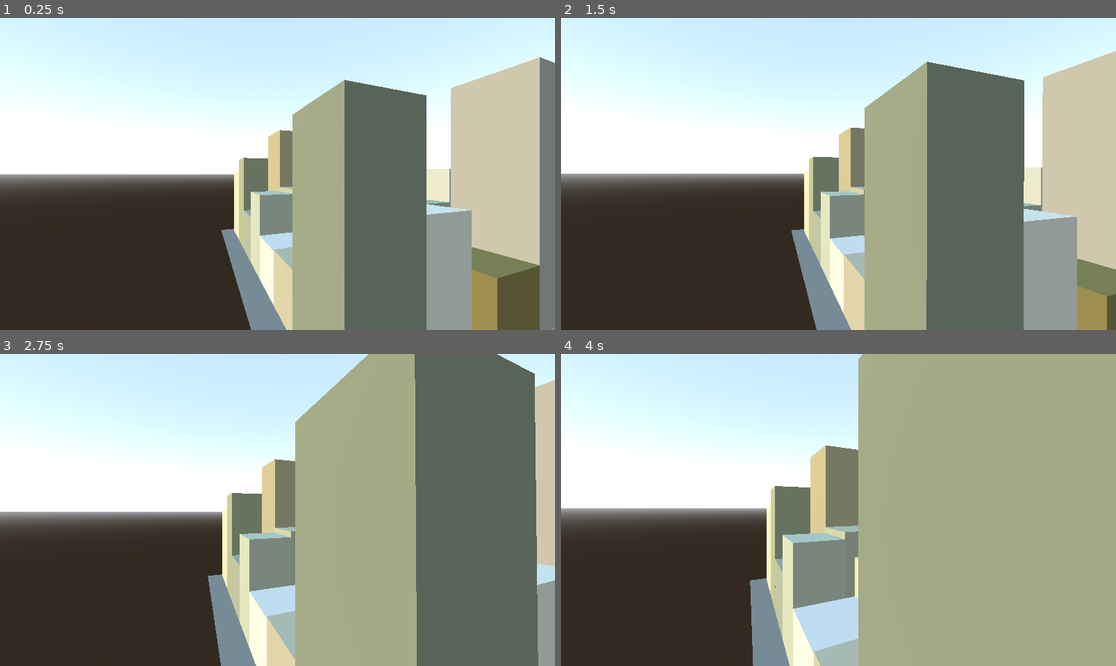
Above: before the commit, frames 1-4 (two rows, left to right).
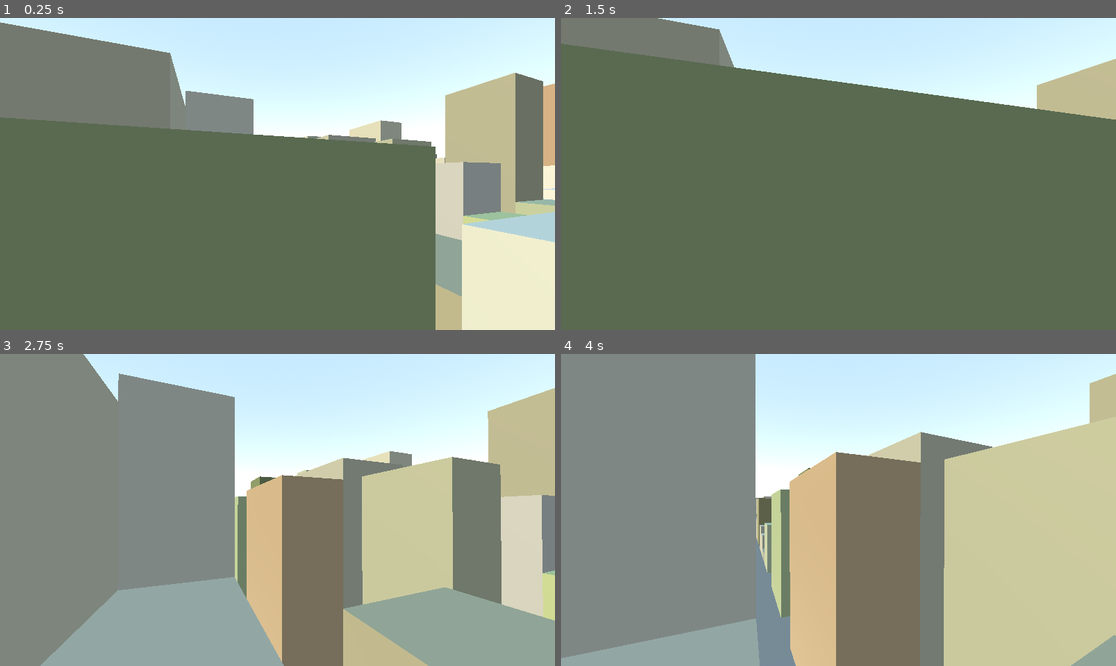
Above: after the commit, the same moments.

Repository: elemel/dronehattan-godot
Game: Godot game, scene res://root.tscn
Two runs of this game, one before a commit and one after it. Both use one fixed random seed, a clock stepped at 60 frames per second and the inputs below.
Inputs (mouse positions are in pixels of both pictures, inside the frame that each line leads up to):
- Up to frame 1 (0.25 s): no input
- Up to frame 2 (1.5 s): tap Enter at 0.5 s; move the mouse to (866, 174) at 0.52 s; hold W (move_forward) from 0.53 s (still down); move the mouse to (810, 174) at 1.27 s
- Up to frame 3 (2.75 s): keep holding W (move_forward); move the mouse to (288, 503) at 2.02 s
- Up to frame 4 (4 s): keep holding W (move_forward); move the mouse to (832, 516) at 2.77 s; move the mouse to (877, 513) at 3.52 s

The runs differ from the first frame. In frame 1, 69% of the frame differs, in the area x 0-100%, y 1-100%; in frame 2, 73%; in frame 3, 84%; in frame 4, 89%, in the area x 0-100%, y 0-100%.

Commit message:
Implement grid generation

Diff:
--- a/city_block.tscn
+++ /dev/null
@@ -1,14 +0,0 @@
-[gd_scene load_steps=3 format=3 uid="uid://cdnftki8xemni"]
-
-[ext_resource type="Script" path="res://city_block.gd" id="1_6tvrq"]
-
-[sub_resource type="BoxMesh" id="BoxMesh_fu805"]
-size = Vector3(274, 60, 80)
-
-[node name="CityBlock" type="Node3D"]
-script = ExtResource("1_6tvrq")
-
-[node name="Volume" type="MeshInstance3D" parent="."]
-transform = Transform3D(1, -0.000638686, 0.000388302, 0.000638888, 1, -0.000514644, -0.000387969, 0.000514895, 1, 0, 0, 0)
-visible = false
-mesh = SubResource("BoxMesh_fu805")
--- a/city_block.gd
+++ b/city_block_generator.gd
@@ -4,15 +4,13 @@
 const STREET_WIDTH = 18
 
 var rng = RandomNumberGenerator.new()
-# var size = Vector2(274, 80) - Vector2(30, 18)
 
-@onready var volume: MeshInstance3D = $Volume
+@onready var mesh_instance = $MeshInstance3D
 
-# Called when the node enters the scene tree for the first time.
+
 func _ready():
-	var volume_mesh: BoxMesh = volume.mesh
-	var area_size = Vector2(volume_mesh.size.x, volume_mesh.size.z)
-	var block_height = volume_mesh.size.y
+	var area_size: Vector2 = mesh_instance.mesh.size
+	var block_height = 60
 	var buildable_size = area_size - Vector2(ALLEY_WIDTH, STREET_WIDTH)
 	var stack = [Rect2(-0.5 * buildable_size, buildable_size)]
 
@@ -49,7 +47,7 @@
 				mesh_instance.mesh = mesh
 				mesh_instance.position = Vector3(
 					rect.position.x + 0.5 * rect.size.x,
-					0.5 * building_height - 0.5 * block_height,
+					0.5 * building_height,
 					rect.position.y + 0.5 * rect.size.y)
 
 				var hue = rng.randfn(0.3, 0.05)
@@ -63,6 +61,6 @@
 
 				add_child(mesh_instance)
 
-# Called every frame. 'delta' is the elapsed time since the previous frame.
+
 func _process(delta):
 	pass
--- /dev/null
+++ b/city_block_generator.tscn
@@ -0,0 +1,12 @@
+[gd_scene load_steps=3 format=3 uid="uid://du7tqe75amtkp"]
+
+[ext_resource type="Script" path="res://city_block_generator.gd" id="1_0ub7m"]
+
+[sub_resource type="PlaneMesh" id="PlaneMesh_tibki"]
+size = Vector2(274, 80)
+
+[node name="CityBlockGenerator" type="Node3D"]
+script = ExtResource("1_0ub7m")
+
+[node name="MeshInstance3D" type="MeshInstance3D" parent="."]
+mesh = SubResource("PlaneMesh_tibki")
--- a/city_grid.tscn
+++ /dev/null
@@ -1,3 +0,0 @@
-[gd_scene format=3 uid="uid://bobqd83ywjuxo"]
-
-[node name="CityGrid" type="Node3D"]
--- /dev/null
+++ b/city_grid_generator.gd
@@ -0,0 +1,27 @@
+extends Node3D
+
+const BLOCK_SIZE = Vector2(274, 80)
+
+var city_block_generator_scene = preload("res://city_block_generator.tscn")
+
+@onready var mesh_instance = $MeshInstance3D
+
+
+func _ready():
+	var mesh: PlaneMesh = mesh_instance.mesh
+
+	var block_count_x = floori(mesh.size.x / BLOCK_SIZE.x)
+	var block_count_y = floori(mesh.size.y / BLOCK_SIZE.y)
+
+	for block_index_x in range(block_count_x):
+		for block_index_y in range(block_count_y):
+			var block_x = (block_index_x - 0.5 * (block_count_x - 1)) * BLOCK_SIZE.x
+			var block_y = (block_index_y - 0.5 * (block_count_y - 1)) * BLOCK_SIZE.y
+
+			var city_block_generator = city_block_generator_scene.instantiate()
+			city_block_generator.position = Vector3(block_x, 0, block_y)
+			add_child(city_block_generator)
+
+
+func _process(delta):
+	pass
--- /dev/null
+++ b/city_grid_generator.tscn
@@ -0,0 +1,13 @@
+[gd_scene load_steps=3 format=3 uid="uid://bn3a7jg4kv6lg"]
+
+[ext_resource type="Script" path="res://city_grid_generator.gd" id="1_uh0f2"]
+
+[sub_resource type="PlaneMesh" id="PlaneMesh_exw05"]
+size = Vector2(2740, 8880)
+
+[node name="CityGridGenerator" type="Node3D"]
+script = ExtResource("1_uh0f2")
+
+[node name="MeshInstance3D" type="MeshInstance3D" parent="."]
+visible = false
+mesh = SubResource("PlaneMesh_exw05")
--- a/drone.tscn
+++ b/drone.tscn
@@ -11,6 +11,7 @@
 [node name="Drone" type="RigidBody3D"]
 transform = Transform3D(1, 0, 0, 0, 1, 0, 0, 0, 1, 172.729, 33.2887, 212.666)
 gravity_scale = 2.66454e-15
+continuous_cd = true
 script = ExtResource("1_hrsyd")
 
 [node name="Camera3D" type="Camera3D" parent="."]
--- a/root.tscn
+++ b/root.tscn
@@ -1,7 +1,6 @@
-[gd_scene load_steps=9 format=3 uid="uid://b833nittls7yw"]
+[gd_scene load_steps=8 format=3 uid="uid://dscrvtxgycypx"]
 
-[ext_resource type="PackedScene" uid="uid://cdnftki8xemni" path="res://city_block.tscn" id="1_6naoy"]
-[ext_resource type="PackedScene" uid="uid://bobqd83ywjuxo" path="res://city_grid.tscn" id="1_81dp3"]
+[ext_resource type="PackedScene" uid="uid://bn3a7jg4kv6lg" path="res://city_grid_generator.tscn" id="1_81dp3"]
 [ext_resource type="PackedScene" uid="uid://brtegrfrx1g41" path="res://drone.tscn" id="2_471w8"]
 
 [sub_resource type="ProceduralSkyMaterial" id="ProceduralSkyMaterial_cvoh6"]
@@ -13,6 +12,12 @@
 [sub_resource type="Environment" id="Environment_7y5h2"]
 background_mode = 2
 sky = SubResource("Sky_0gkv7")
+fog_sun_scatter = 0.01
+fog_density = 0.0001
+fog_sky_affect = 0.1
+volumetric_fog_density = 0.01
+volumetric_fog_albedo = Color(0.560784, 0.780392, 0.780392, 1)
+volumetric_fog_emission_energy = 0.5
 
 [sub_resource type="BoxShape3D" id="BoxShape3D_q8iqb"]
 size = Vector3(256, 1, 256)
@@ -23,8 +28,10 @@
 [node name="Node3D" type="Node3D"]
 
 [node name="Sun" type="DirectionalLight3D" parent="."]
-transform = Transform3D(-0.998774, 0.032846, -0.0370253, 8.26612e-09, -0.748065, -0.663626, -0.0494947, -0.662813, 0.747148, -11.342, 162.333, -2.785)
+transform = Transform3D(-0.301684, 0.684343, -0.663823, -0.200541, -0.726235, -0.657545, -0.932078, -0.0652473, 0.356333, -11.342, 162.333, -2.785)
 light_color = Color(1, 0.929412, 0.741176, 1)
+light_energy = 2.0
+light_indirect_energy = 2.0
 sky_mode = 1
 
 [node name="Sky" type="WorldEnvironment" parent="."]
@@ -33,6 +40,7 @@
 [node name="Terrain" type="Node3D" parent="."]
 
 [node name="Chunk" type="StaticBody3D" parent="Terrain"]
+transform = Transform3D(1, 0, 0, 0, 1, 0, 0, 0, 1, 2.08165e-12, 10, 2.08165e-12)
 
 [node name="CollisionShape3D" type="CollisionShape3D" parent="Terrain/Chunk"]
 transform = Transform3D(1, 0, 0, 0, 1, 0, 0, 0, 1, 2.08165e-12, -0.5, 2.08165e-12)
@@ -41,16 +49,8 @@
 [node name="MeshInstance3D" type="MeshInstance3D" parent="Terrain/Chunk"]
 mesh = SubResource("PlaneMesh_2fst6")
 
-[node name="CityGrid" parent="." instance=ExtResource("1_81dp3")]
-
-[node name="CityBlock" parent="." instance=ExtResource("1_6naoy")]
-transform = Transform3D(1, 0, 0, 0, 1, 0, 0, 0, 1, 2.08165e-12, 30, 2.08165e-12)
-
-[node name="CityBlock2" parent="." instance=ExtResource("1_6naoy")]
-transform = Transform3D(1, 0, 0, 0, 1, 0, 0, 0, 1, 274, 30, 2.08165e-12)
-
-[node name="CityBlock3" parent="." instance=ExtResource("1_6naoy")]
-transform = Transform3D(1, 0, 0, 0, 1, 0, 0, 0, 1, 2.08165e-12, 30, 80)
-
 [node name="Drone" parent="." instance=ExtResource("2_471w8")]
 transform = Transform3D(0.940869, 0, 0.338771, 0, 1, 0, -0.338771, 0, 0.940869, 172.729, 79.9304, 150.615)
+
+[node name="CityGridGenerator" parent="." instance=ExtResource("1_81dp3")]
+transform = Transform3D(1, 0, 0, 0, 1, 0, 0, 0, 1, 2.08165e-12, 10, 2.08165e-12)
